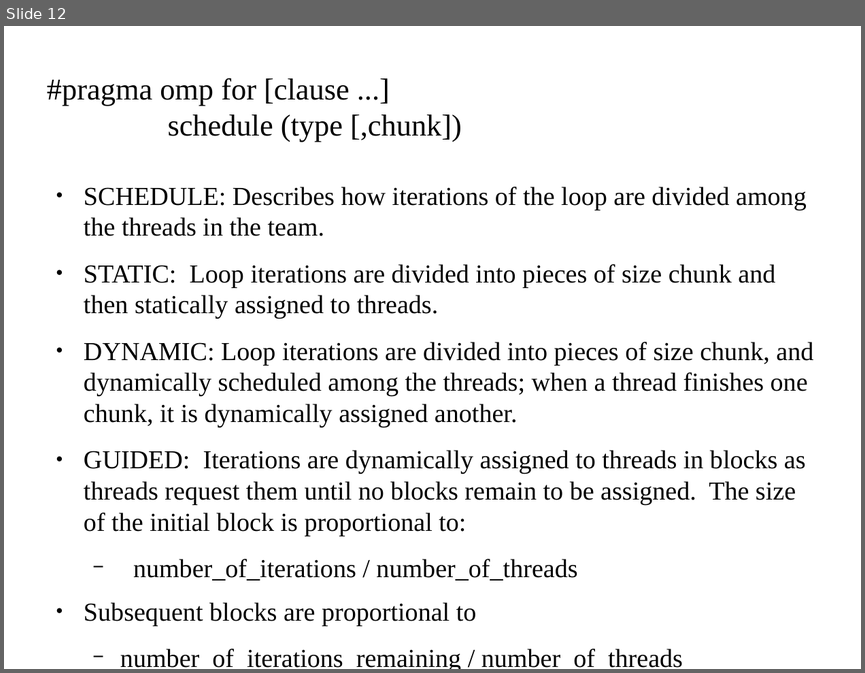
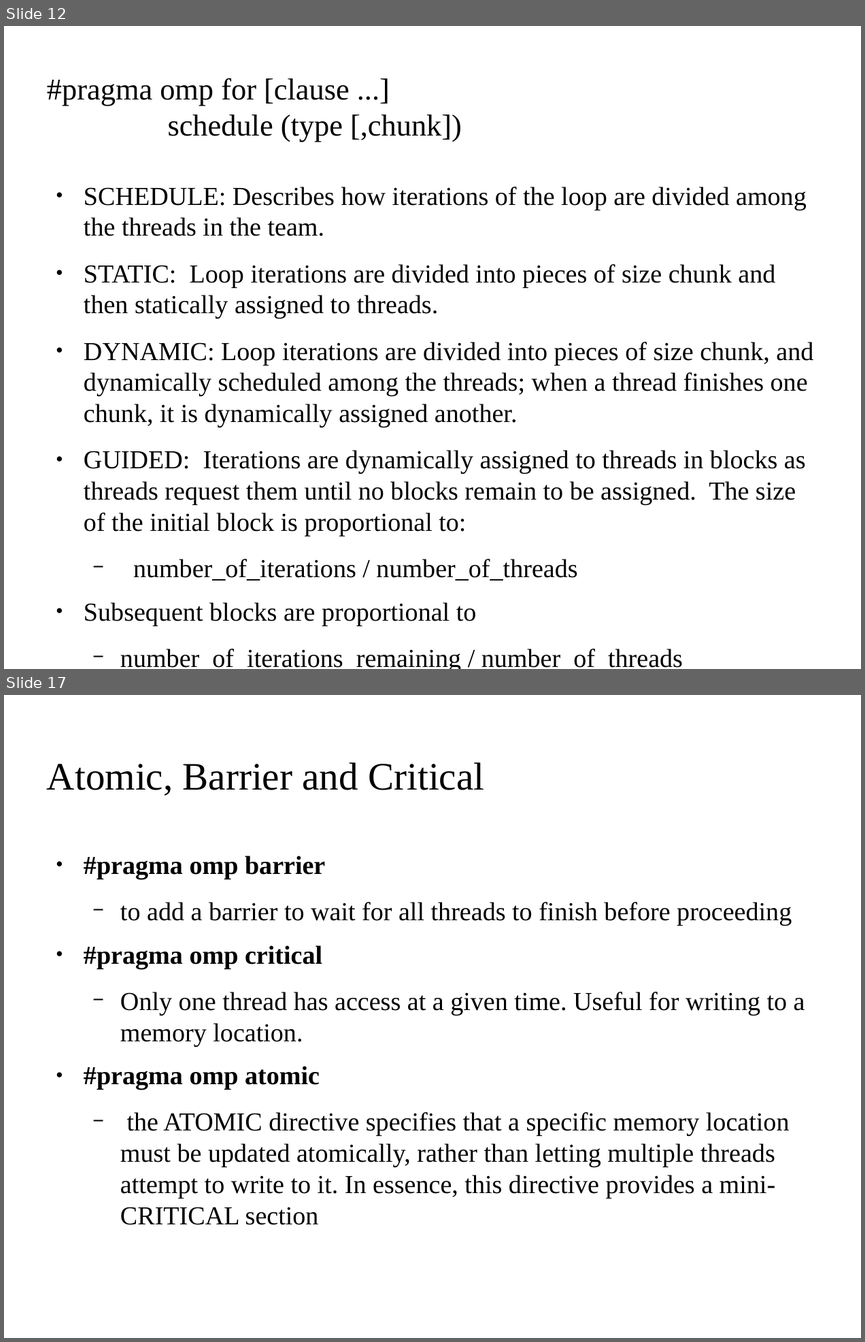
Before and after one commit to kks32/cpp-software-development, a slide deck: Ex12_Parallelisation/Ex12_Parallelisation.odp. Shown one above the other, each under a label of ours: slide 12 before the commit, slides 12 and 17 after it; the slides between them are not shown. The pictures are 865x673 and 865x1342 pixels, drawn with LibreOffice and Linux fonts; fonts in the diff are those of the drawing; background and template pictures are left out. Boxes give left, top, right and bottom in pixels: in the first picture for what was removed or moved away, otherwise in the second. Text is boxed around its words. In the diff, an @@ line names an element or a change of style, - is before the commit and + after.

```diff
--- a/Ex12_Parallelisation/Ex12_Parallelisation.odp
+++ b/Ex12_Parallelisation/Ex12_Parallelisation.odp
@@ slide 17 added at (4, 695, 861, 1338), background picture (left out) @@
@@ title added at (47, 762, 484, 796), 36 pt, text #000000 @@
+Atomic, Barrier and Critical
@@ text added at (84, 855, 805, 1225), 24 pt, text #000000 @@
+● #pragma omp barrier
+  − to add a barrier to wait for all threads to finish before proceeding
+● #pragma omp critical
+  − Only one thread has access at a given time. Useful for writing to a memory location.
+● #pragma omp atomic
+  − the ATOMIC directive specifies that a specific memory location must be updated atomically, rather than letting multiple threads attempt to write to it. In essence, this directive provides a mini-CRITICAL section
```
Also in this commit, not shown: 1 slide changed, 4 other slides added, 6 other files.
